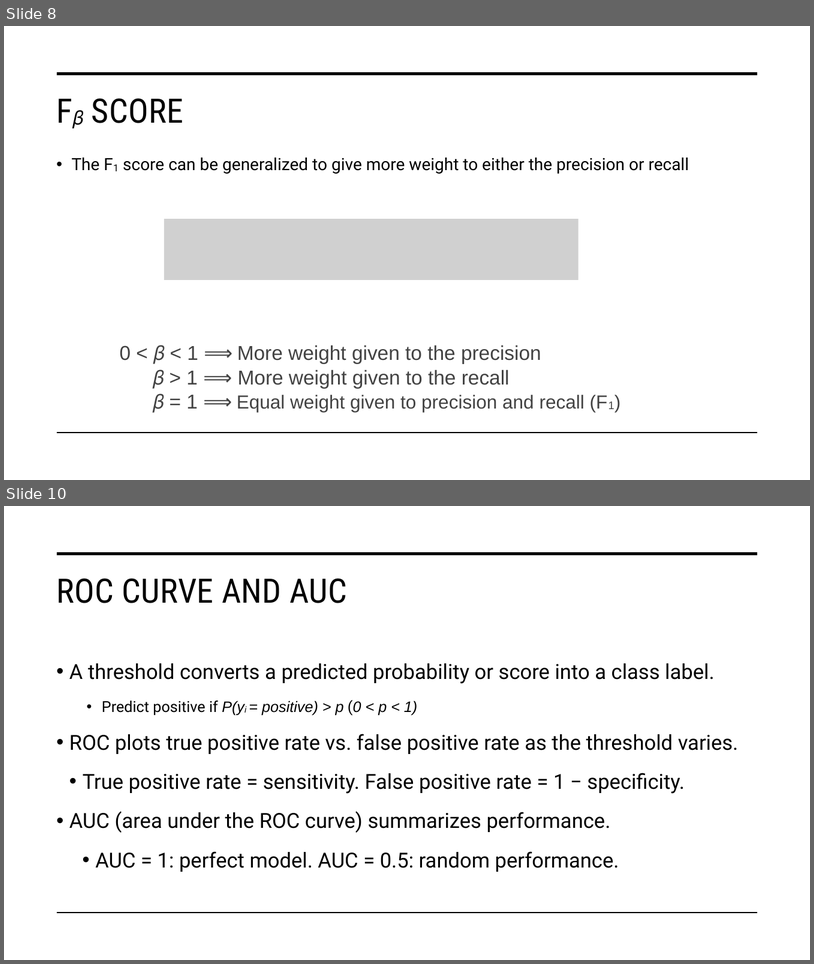
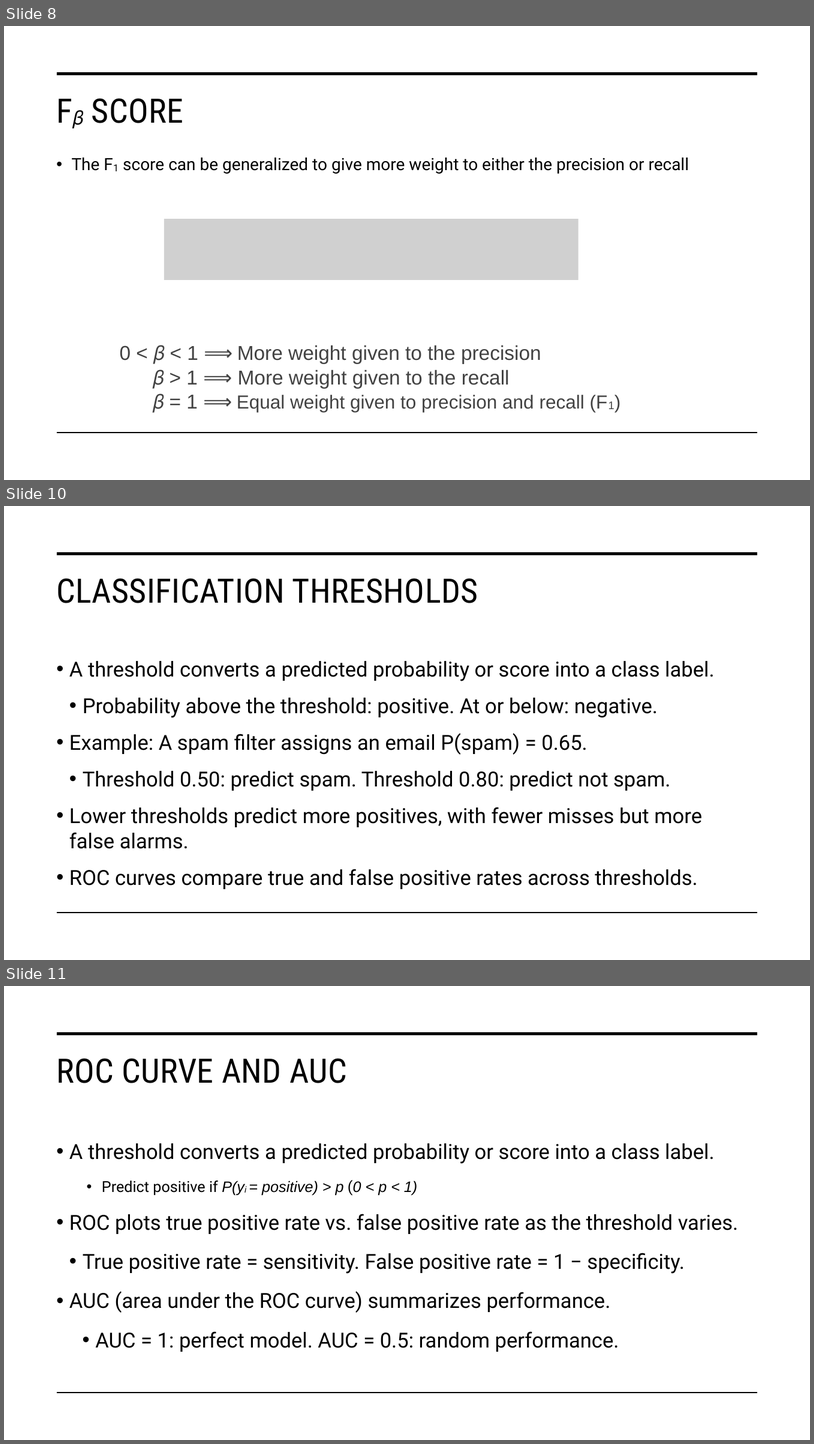
Before and after one commit to STAT-486-Fall-2026/course-content, a slide deck: slides/10-classification-metrics.pptx. Shown one above the other, each under a label of ours: slides 8 and 10 before the commit, slides 8, 10 and 11 after it; the slides between them are not shown. The pictures are 814x964 and 814x1444 pixels, drawn with LibreOffice and Linux fonts; fonts in the diff are those of the drawing; grey boxes stand for pictures. Boxes give left, top, right and bottom in pixels: in the first picture for what was removed or moved away, otherwise in the second. Text is boxed around its words. In the diff, an @@ line names an element or a change of style, - is before the commit and + after.

```diff
--- a/slides/10-classification-metrics.pptx
+++ b/slides/10-classification-metrics.pptx
@@ slide 10 added at [4,506,810,960], background #FFFFFF; not listed: 2 template elements that a slide beside it also shows @@
@@ title added at [56,578,479,603], 40 pt, text #000000 @@
+CLASSIFICATION THRESHOLDS
@@ text added at [69,661,714,889], 24.6 pt, text #000000 @@
+• A threshold converts a predicted probability or score into a class label.
+  • Probability above the threshold: positive. At or below: negative.
+• Example: A spam filter assigns an email P(spam) = 0.65.
+  • Threshold 0.50: predict spam. Threshold 0.80: predict not spam.
+• Lower thresholds predict more positives, with fewer misses but more false alarms.
+• ROC curves compare true and false positive rates across thresholds.
@@ what was slide 10 is now slide 11 @@
```
Also in this commit, not shown: 5 slides changed, 2 other slides added, 1 other file.
